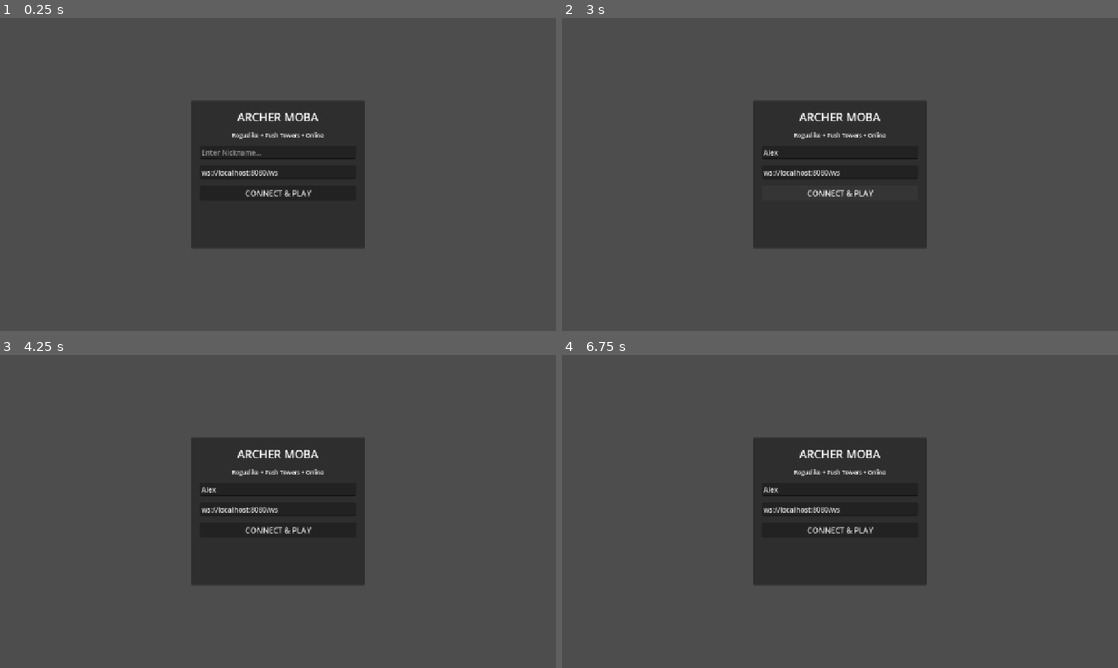
Above: before the commit, frames 1-4 (two rows, left to right).
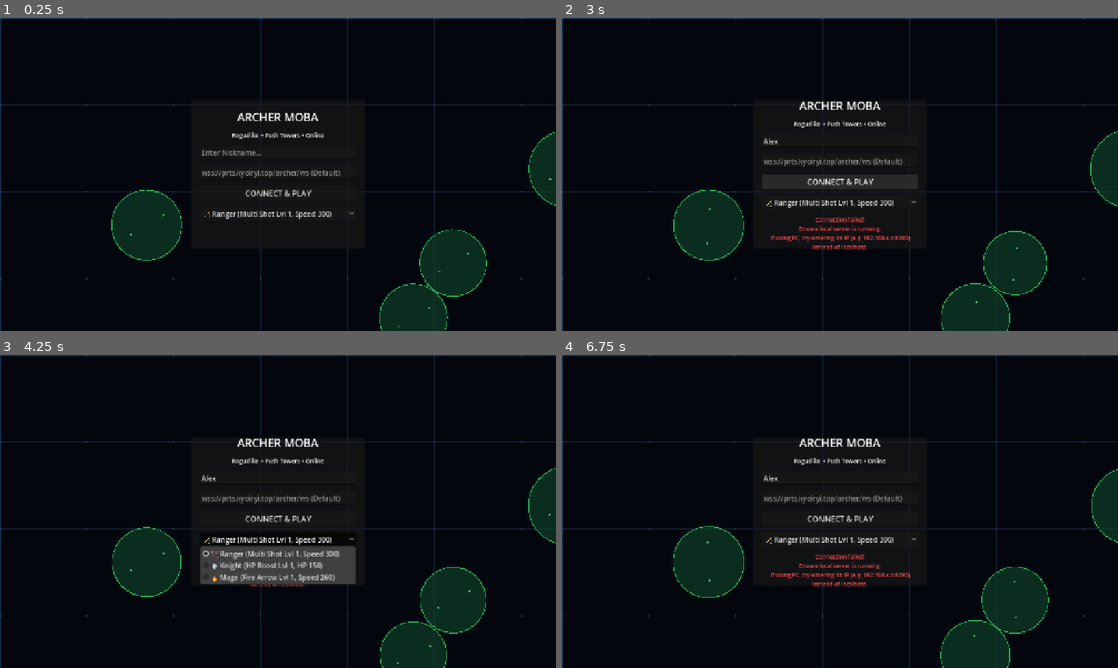
Above: after the commit, the same moments.

Repository: KYoiRyi/partygame-archer
Game: Godot game, scene res://Main.tscn
Same seed, same stepped clock (60 frames per second), same inputs: the game is played once before the commit and once after it.
Inputs (mouse positions are in pixels of both pictures, inside the frame that each line leads up to):
- Up to frame 1 (0.25 s): no input
- Up to frame 2 (3 s): click (840, 152) at 0.52 s; type "Alex" at 0.6 s; tap Enter at 1.25 s; move the mouse to (962, 158) at 1.27 s; hold D 1.28-2 s; hold Enter 1.28-2 s; click (962, 158) at 1.42 s; tap Space at 1.52 s; drag from (728, 190) to (812, 237) at 2.02 s; click "CONNECT & PLAY" at 2.75 s
- Up to frame 3 (4.25 s): click (278, 539) at 3.5 s, where only the run after the commit has a clickable "🏹 Ranger (Multi Shot Lvl 1, S…"
- Up to frame 4 (6.75 s): move the mouse to (895, 442) at 4.27 s; hold D 4.28-5 s; hold Shift 4.28-5 s; drag from (812, 574) to (673, 464) at 5.02 s; move the mouse to (1006, 558) at 5.77 s; hold A 5.78-6.5 s; hold Shift 5.78-6.5 s; drag from (673, 464) to (756, 433) at 6.52 s

The runs differ from the first frame. In frame 1, 95% of the frame differs, in the area x 0-100%, y 0-100%; in frame 2, 95%; in frame 3, 93%; in frame 4, 94%.
Error before the commit: Parse Error: Static function "has_focus()" not found in base "GDScriptNativeClass". (res://Main.gd:485)

Commit message:
Fix syntax errors in Main.gd (OS.has_focus() and delta scoping)

Diff:
--- a/client/Main.gd
+++ b/client/Main.gd
@@ -482,9 +482,8 @@
 
 	# 3. Process Input (If connected and not chatting)
 	if is_connected and not is_chatting and (my_player_data is Dictionary) and not _get_safe_bool(my_player_data, "dead", false):
-		if OS.has_focus():
-			_process_movement_input(delta)
-			_send_movement_if_changed()
+		_process_movement_input(delta)
+		_send_movement_if_changed()
 
 	# 4. Handle Chat Open key (Enter)
 	if Input.is_key_pressed(KEY_ENTER) or Input.is_physical_key_pressed(KEY_ENTER):
@@ -492,7 +491,7 @@
 			$UI/HUD/ChatBox/ChatInput.grab_focus()
 			is_chatting = true
 
-	# Process Dash Keyboard Input & Cooldown UI
+	# Process Cooldowns
 	if client_dash_cooldown > 0:
 		client_dash_cooldown -= delta
 		var db = $UI/HUD.get_node_or_null("DashButton")
@@ -505,6 +504,9 @@
 			db.text = "⚡ DASH"
 			db.disabled = false
 
+	if client_shoot_cooldown > 0:
+		client_shoot_cooldown -= delta
+
 	if not is_chatting and (Input.is_key_pressed(KEY_SPACE) or Input.is_key_pressed(KEY_SHIFT)):
 		_on_dash_pressed()
 
@@ -551,9 +553,6 @@
 				"angle": current_input_angle
 			}
 			socket.send_text(JSON.stringify(msg))
-
-	if client_shoot_cooldown > 0:
-		client_shoot_cooldown -= delta
 
 func _trigger_aim_shoot(angle: float):
 	if client_shoot_cooldown <= 0:
